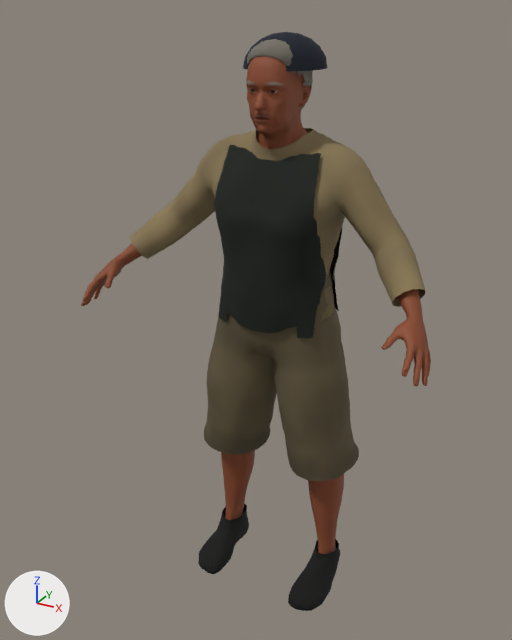
The glTF model assets/characters/ned.glb as it was, and as the next commit left it.
One viewpoint serves both versions: a camera (50 mm lens) standing at (0.902, -1.812, 1.8) and looking at (-0.042, -0.096, 0.941). The lights are fixed; the arrows at lower left show +X, +Y and +Z. The picture after the commit comes second. Vertices at exactly the same position are counted once.

Objects in the first picture: 'Body', 'Breeches', 'Cap', 'Coat', 'Hair', 'Shirt', 'Shoes'.
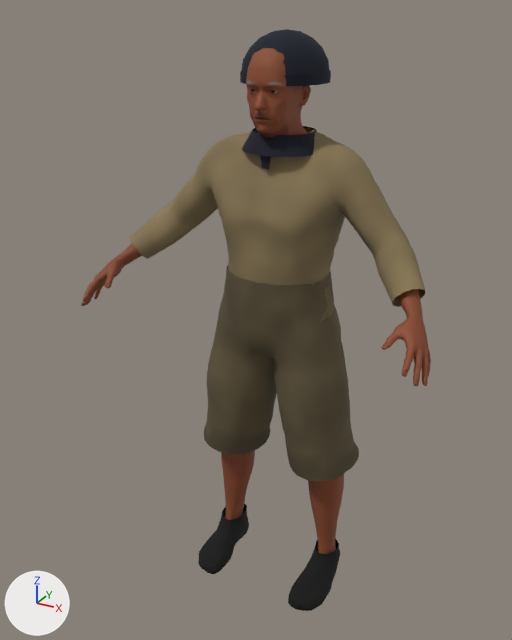
What the commit changed:
me_cap is used by ob_cap; location (0.0, 0.0, 0.0).
me_cap had 101 vertices, 180 faces and spanned x -0.111..0.111, y -0.133..0.114, z 1.654..1.743.
me_cap now has 141 vertices, 220 faces and spans x -0.12..0.12, y -0.138..0.123, z 1.619..1.75.
me_cap part 1: the whole mesh is rebuilt.
Mesh me_scarf is new.
It has 52 vertices, 50 faces and spans x -0.119..0.119, y -0.13..0.104, z 1.402..1.492.
It uses material mat_coat.
Object 'Coat' (ob_coat) is deleted.
Object 'Hair' (ob_hair) is deleted.
Object 'Scarf' (ob_scarf) is new; it shows me_scarf.
Its location is (0.0, 0.0, 0.0).

Boxes (x1, y1, x2, y2) around the edits, measured in the pictures (512 x 640 px):
'Coat', deleted
    before: (214, 145, 342, 338)
'Cap', reshaped (8% wider, 45% taller)
    before: (243, 32, 327, 71)
    after: (240, 29, 331, 86)
'Scarf', added
    after: (242, 126, 317, 170)
'Hair', deleted
    before: (247, 39, 313, 110)
